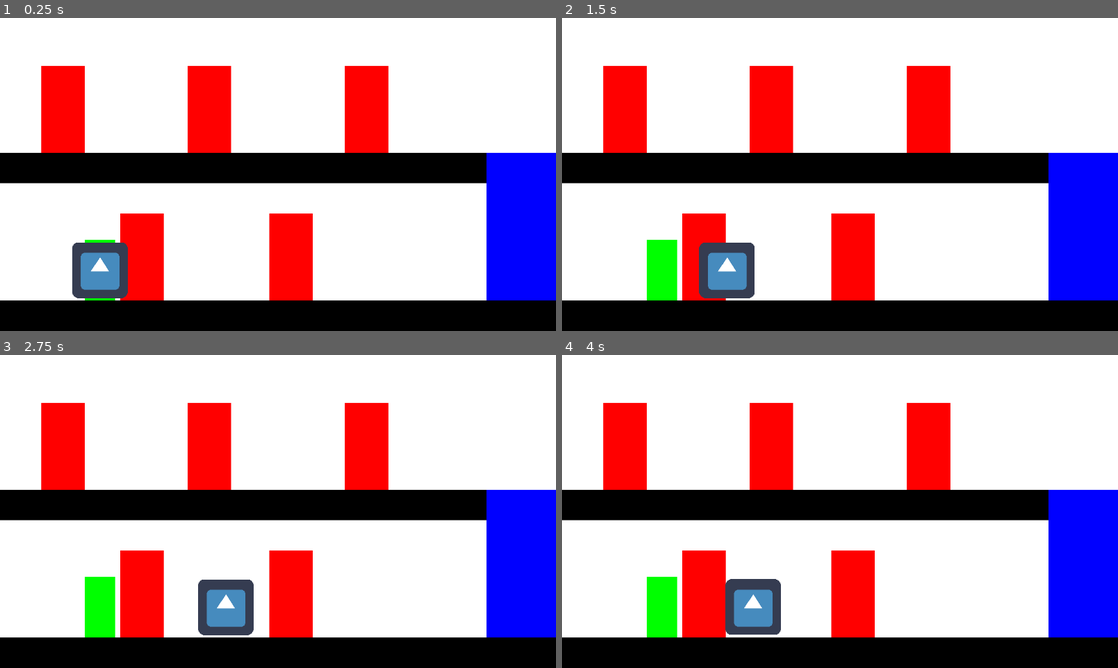
Above: before the commit, frames 1-4 (two rows, left to right).
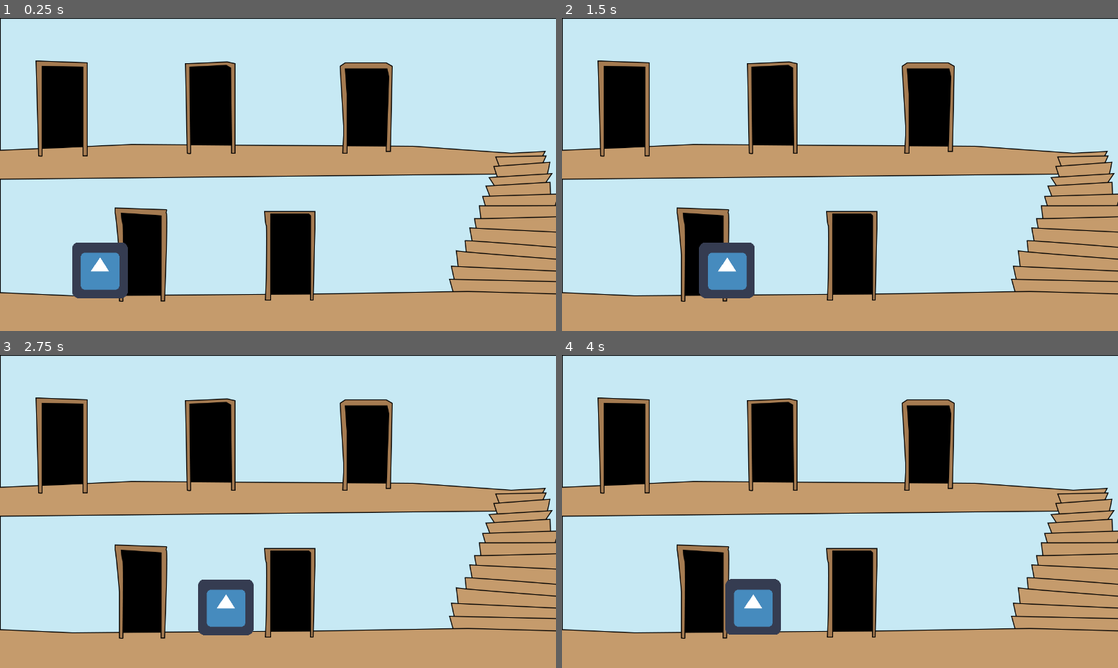
Above: after the commit, the same moments.

Repository: milehighhokie/ggj2019
Game: Godot game, scene res://MainRoom.tscn
Same seed, same stepped clock (60 frames per second), same inputs: the game is played once before the commit and once after it. The engine's default icon, where the game draws it, is replaced by a stand-in: a white triangle on a blue panel in a dark square.
Inputs:
- Up to frame 1 (0.25 s): no input
- Up to frame 2 (1.5 s): tap Enter at 0.5 s; hold Right (right) 0.53-1.28 s; hold Down (down) from 1.28 s (still down)
- Up to frame 3 (2.75 s): tap Space at 2 s; release Down (down) at 2.03 s; hold Right (right) from 2.03 s (still down)
- Up to frame 4 (4 s): release Right (right) at 2.78 s; hold Up (up) 2.78-3.53 s; tap Enter at 3.5 s; hold Left (left) from 3.53 s (still down)

The runs differ from the first frame. In frame 1, 98% of the frame differs, in the area x 0-100%, y 0-100%; in frame 2, 98%; in frame 3, 98%; in frame 4, 98%.

Commit message:
Change Main Room Image

Diff:
--- a/MainRoom.tscn
+++ b/MainRoom.tscn
@@ -1,6 +1,6 @@
 [gd_scene load_steps=5 format=2]
 
-[ext_resource path="res://MainTemplate.png" type="Texture" id=1]
+[ext_resource path="res://Main-01.png" type="Texture" id=1]
 [ext_resource path="res://KinematicBody2D.gd" type="Script" id=2]
 [ext_resource path="res://icon.png" type="Texture" id=3]
 
Binary file changed: Main-01.png
Not shown, added: Main-01.png.import
